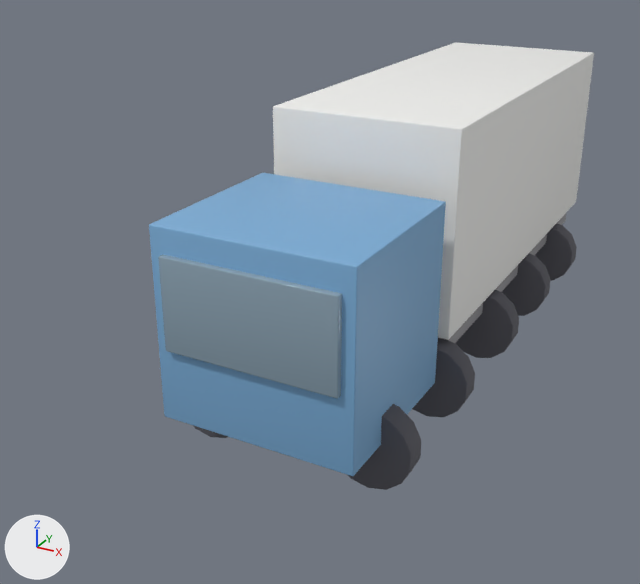
Before and after pictures for a commit that changed the glTF model models/th7_lkw.glb.
Camera for both pictures: a 50 mm lens placed at (4.51, -10.42, 5.93), pointed at (-0.79, -0.79, 1.11). Arrows for +X, +Y and +Z are at lower left; the lights stay in place. The picture after the commit comes second. Where no turn or scale is listed for an object, it has been applied to the vertices. Vertices at exactly the same position are counted once.
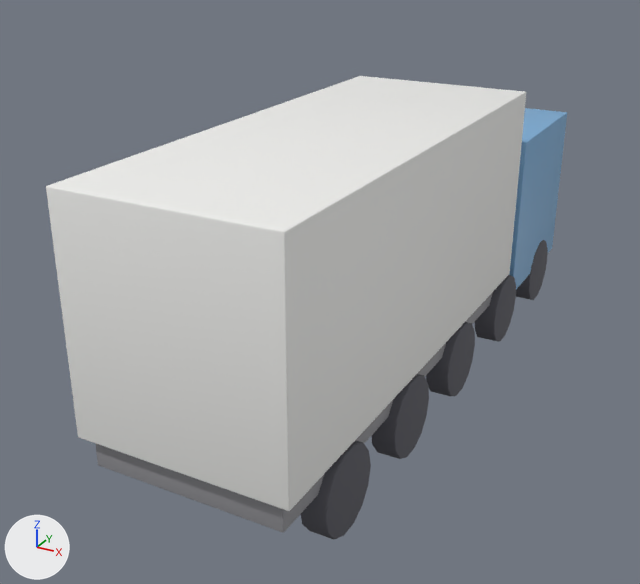
Where the newer file only moved an object's origin or applied its transform, the numbers keep the older frame.

Boxes [x1, y1, x2, y2] around the edits, measured in the pictures (640 x 584 px):
'Cube.002', moved
    before: [273, 42, 594, 340]
    after: [46, 76, 526, 511]
'Cube.003', moved (mostly hidden)
    before: [440, 214, 566, 343]
    after: [95, 292, 493, 532]
'Cylinder.008', reshaped (not visible before)
    after: [301, 440, 371, 539]
'Cylinder.001', reshaped (not visible afterwards)
    before: [348, 404, 421, 490]
'Cylinder.006', reshaped (not visible before)
    after: [371, 374, 429, 459]
'Cylinder.003', reshaped (not visible afterwards)
    before: [412, 338, 475, 417]
'Cylinder.005', reshaped (not visible afterwards)
    before: [455, 290, 519, 358]
'Cylinder.007', reshaped (not visible afterwards)
    before: [502, 253, 551, 316]
'Cylinder.009', reshaped (not visible afterwards)
    before: [534, 223, 577, 281]
'Cube', unchanged, covered by the edit
    before: [149, 173, 446, 476]
    after: [509, 108, 567, 289]
'Cube.001', unchanged, covered by the edit
    before: [158, 254, 342, 399]
'Cylinder.004', unchanged, uncovered by the edit
    after: [426, 322, 475, 396]
'Cylinder.002', unchanged, uncovered by the edit
    after: [475, 275, 516, 341]

The change, as a diff of the scene's bpy script:
```diff
--- a/models/th7_lkw.glb.py
+++ b/models/th7_lkw.glb.py
@@ me_cylinder_001 @@
-me_cylinder_001.from_pydata(...)  # 112 vertices, 220 faces; spans x -0.487..0.487, y -0.15..0.15, z -0.5..0.5
+me_cylinder_001.from_pydata(...)  # 112 vertices, 220 faces; spans x -2.27..-1.97, y 5.3..6.3, z -0.487..0.487
+# me_cylinder_001 part 1: the whole mesh is multiplied about its middle by the matrix ((0.0, 1.0, 0.0), (0.0, 0.0, -1.0), (-1.0, 0.0, 0.0)), then moved by (-2.12, 5.8, 0.0)
 me_cylinder_001.materials.append(mat_reifen)
@@ me_cylinder_003 @@
-me_cylinder_003.from_pydata(...)  # 112 vertices, 220 faces; spans x -0.487..0.487, y -0.15..0.15, z -0.5..0.5
+me_cylinder_003.from_pydata(...)  # 112 vertices, 220 faces; spans x -2.27..-1.97, y 1.9..2.9, z -0.487..0.487
+# me_cylinder_003 part 2: the whole mesh is multiplied about its middle by the matrix ((0.0, 1.0, 0.0), (0.0, 0.0, -1.0), (-1.0, 0.0, 0.0)), then moved by (-2.12, 2.4, 0.0)
 me_cylinder_003.materials.append(mat_reifen)
@@ me_cylinder_005 @@
-me_cylinder_005.from_pydata(...)  # 112 vertices, 220 faces; spans x -0.487..0.487, y -0.15..0.15, z -0.5..0.5
+me_cylinder_005.from_pydata(...)  # 112 vertices, 220 faces; spans x -2.27..-1.97, y -1.7..-0.7, z -0.487..0.487
+# me_cylinder_005 part 3: the whole mesh is multiplied about its middle by the matrix ((0.0, 1.0, 0.0), (0.0, 0.0, -1.0), (-1.0, 0.0, 0.0)), then moved by (-2.12, -1.2, 0.0)
 me_cylinder_005.materials.append(mat_reifen)
@@ me_cylinder_006 @@
-me_cylinder_006.from_pydata(...)  # 112 vertices, 220 faces; spans x -0.487..0.487, y -0.15..0.15, z -0.5..0.5
+me_cylinder_006.from_pydata(...)  # 112 vertices, 220 faces; spans x 1.97..2.27, y -4.9..-3.9, z -0.487..0.487
+# me_cylinder_006 part 4: the whole mesh is multiplied about its middle by the matrix ((0.0, 1.0, 0.0), (0.0, 0.0, -1.0), (-1.0, 0.0, 0.0)), then moved by (2.12, -4.4, 0.0)
 me_cylinder_006.materials.append(mat_reifen)
@@ me_cylinder_007 @@
-me_cylinder_007.from_pydata(...)  # 112 vertices, 220 faces; spans x -0.487..0.487, y -0.15..0.15, z -0.5..0.5
+me_cylinder_007.from_pydata(...)  # 112 vertices, 220 faces; spans x -2.27..-1.97, y -4.9..-3.9, z -0.487..0.487
+# me_cylinder_007 part 5: the whole mesh is multiplied about its middle by the matrix ((0.0, 1.0, 0.0), (0.0, 0.0, -1.0), (-1.0, 0.0, 0.0)), then moved by (-2.12, -4.4, 0.0)
 me_cylinder_007.materials.append(mat_reifen)
@@ me_cylinder_008 @@
-me_cylinder_008.from_pydata(...)  # 112 vertices, 220 faces; spans x -0.487..0.487, y -0.15..0.15, z -0.5..0.5
+me_cylinder_008.from_pydata(...)  # 112 vertices, 220 faces; spans x 1.97..2.27, y -8.1..-7.1, z -0.487..0.487
+# me_cylinder_008 part 6: the whole mesh is multiplied about its middle by the matrix ((0.0, 1.0, 0.0), (0.0, 0.0, -1.0), (-1.0, 0.0, 0.0)), then moved by (2.12, -7.6, 0.0)
 me_cylinder_008.materials.append(mat_reifen)
@@ me_cylinder_009 @@
-me_cylinder_009.from_pydata(...)  # 112 vertices, 220 faces; spans x -0.487..0.487, y -0.15..0.15, z -0.5..0.5
+me_cylinder_009.from_pydata(...)  # 112 vertices, 220 faces; spans x -2.27..-1.97, y -8.1..-7.1, z -0.487..0.487
+# me_cylinder_009 part 7: the whole mesh is multiplied about its middle by the matrix ((0.0, 1.0, 0.0), (0.0, 0.0, -1.0), (-1.0, 0.0, 0.0)), then moved by (-2.12, -7.6, 0.0)
 me_cylinder_009.materials.append(mat_reifen)
@@ ob_cube_002 @@
 ob_cube_002 = bpy.data.objects.new('Cube.002', me_cube_002)
-ob_cube_002.location = (0.0, 1.9, 2.35)
+ob_cube_002.location = (0.0, -1.9, 2.35)
@@ ob_cube_003 @@
 ob_cube_003 = bpy.data.objects.new('Cube.003', me_cube_003)
-ob_cube_003.location = (0.0, 1.9, 0.95)
+ob_cube_003.location = (0.0, -1.9, 0.95)
```
